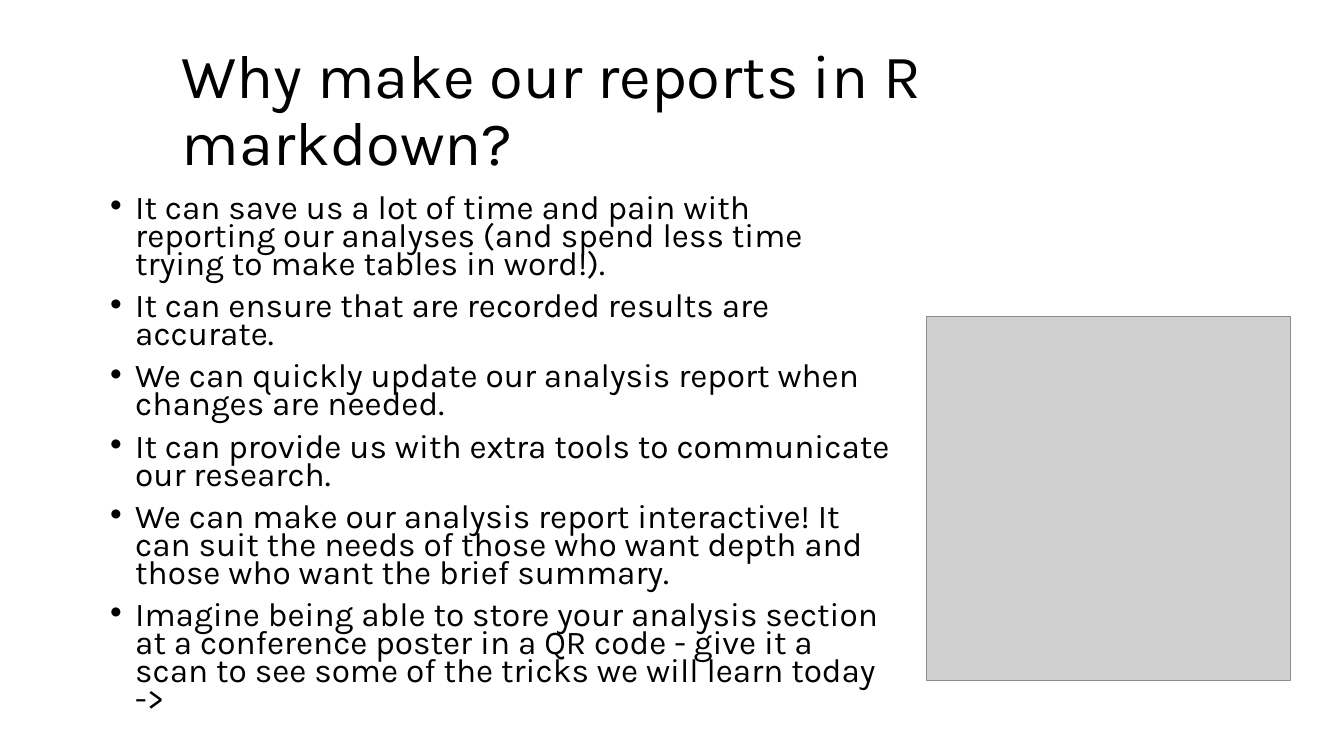
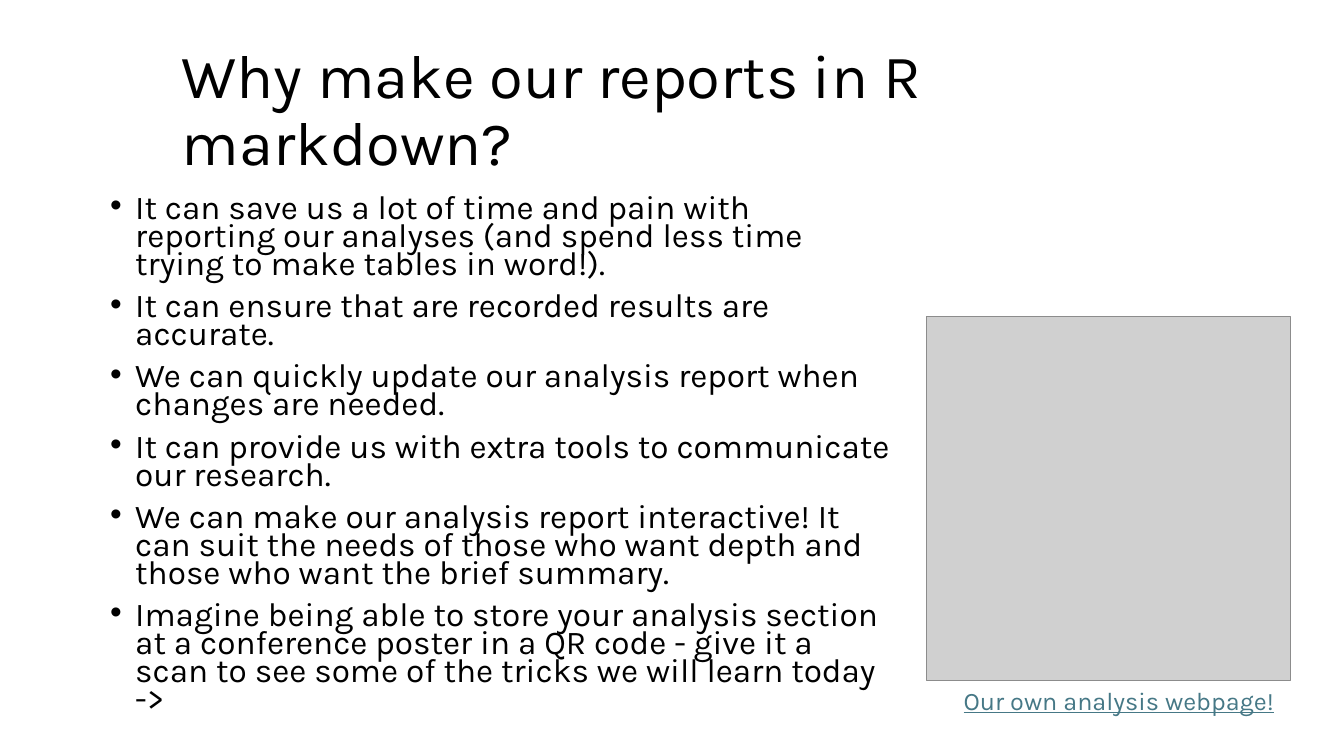
Before and after one commit to DCS-training/Interactive-Analysis-Reports-with-R-Markdown.github.io, a slide deck: slide 2 of Interactive Report Generation.pptx. Drawn at 1344x756 pixels with LibreOffice and Linux fonts; fonts in the diff are those of the drawing; grey boxes stand for pictures. Boxes give left, top, right and bottom in pixels: in the first picture for what was removed or moved away, otherwise in the second. Text is boxed around its words. In the diff, an @@ line names an element or a change of style, - is before the commit and + after.

```diff
--- a/Interactive Report Generation.pptx
+++ b/Interactive Report Generation.pptx
@@ text added at (964, 693, 1274, 716), 18 pt, text #467886, underline @@
+Our own analysis webpage!
```
Also in this commit, not shown: 1 other file.
